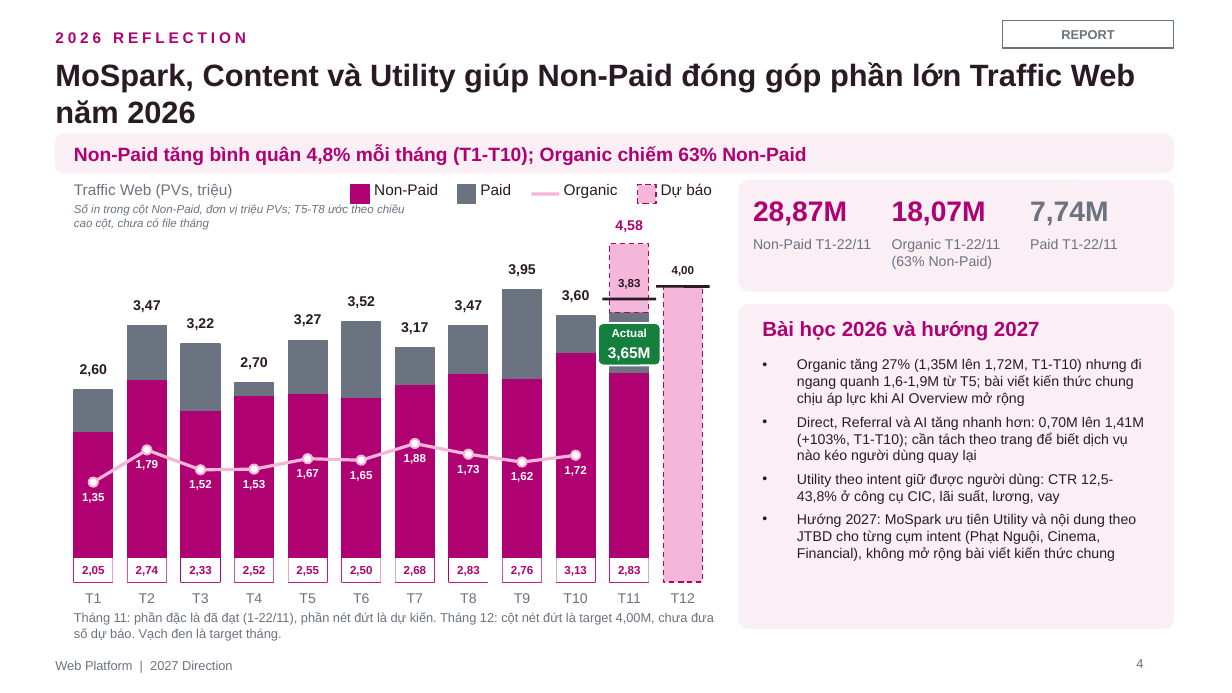
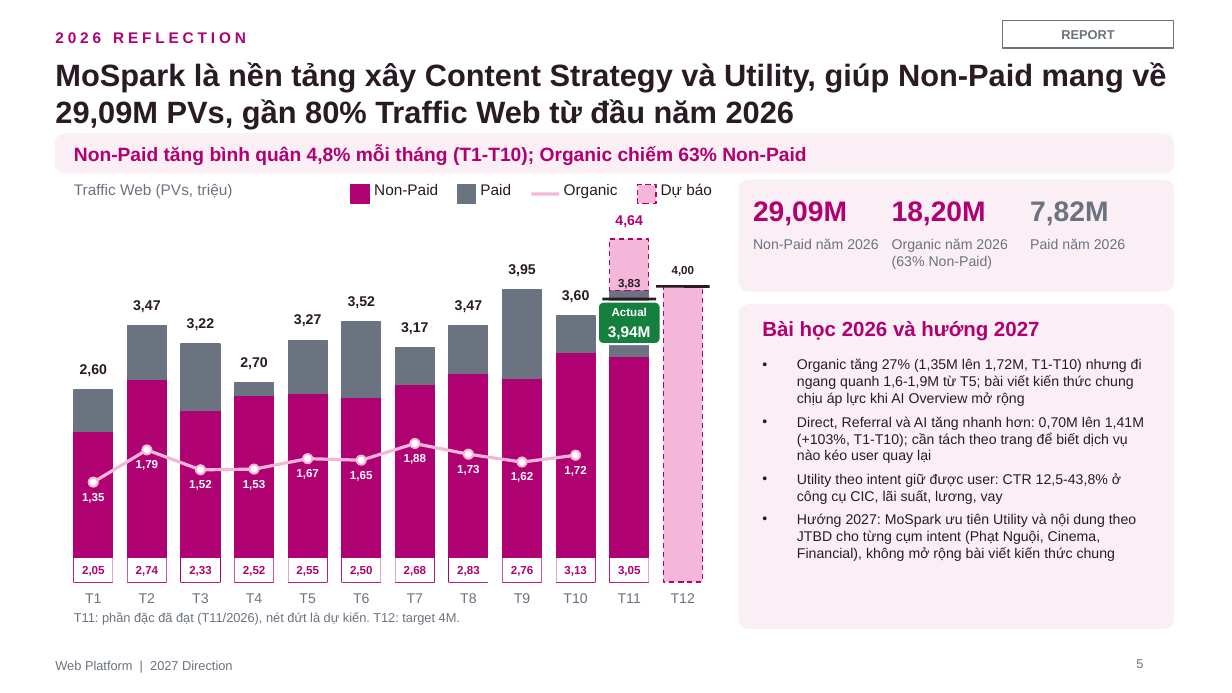
Before and after one commit to stormhoang/hienho-knowledgebase, a slide deck: slide 5 of 07_REPORTS/docs/strategy/2027 Direction - Web Platform (Framework).pptx (slide 4 before the commit). Drawn at 1232x693 pixels with LibreOffice and Linux fonts; fonts in the diff are those of the drawing. Boxes give left, top, right and bottom in pixels: in the first picture for what was removed or moved away, otherwise in the second. Text is boxed around its words. In the diff, an @@ line names an element or a change of style, - is before the commit and + after.

```diff
--- a/07_REPORTS/docs/strategy/2027 Direction - Web Platform (Framework).pptx
+++ b/07_REPORTS/docs/strategy/2027 Direction - Web Platform (Framework).pptx
@@ text at (55,62,1166,128): text changed @@
-MoSpark, Content và Utility giúp Non-Paid đóng góp phần lớn Traffic Web năm 2026
+MoSpark là nền tảng xây Content Strategy và Utility, giúp Non-Paid mang về 29,09M PVs, gần 80% Traffic Web từ đầu năm 2026
@@ text removed at (74,204,405,230) @@
-Số in trong cột Non-Paid, đơn vị triệu PVs; T5-T8 ước theo chiều cao cột, chưa có file tháng
@@ text at (753,201,847,226): text changed @@
-28,87M
+29,09M
@@ text at (892,201,986,226): text changed @@
-18,07M
+18,20M
@@ text at (1030,201,1108,226): text changed @@
-7,74M
+7,82M
@@ rectangle: place and size @@
-rectangle at (610,244,649,312)
+rectangle at (610,239,649,291)
@@ text at (615,215,642,227): text changed @@
-4,58
+4,64
@@ text at (753,238,878,249): text changed @@
-Non-Paid T1-22/11
+Non-Paid năm 2026
@@ text at (892,238,1007,269): text changed @@
-Organic T1-22/11 (63% Non-Paid)
+Organic năm 2026 (63% Non-Paid)
@@ text at (1030,238,1125,249): text changed @@
-Paid T1-22/11
+Paid năm 2026
@@ rectangle: place and size @@
-rectangle at (610,312,649,372)
+rectangle at (610,290,649,356)
@@ text "Actual": place and size @@
-text "Actual" at (612,328,647,337)
+text "Actual" at (612,307,647,316)
@@ rounded rectangle: place and size @@
-rounded rectangle at (598,323,661,366)
+rounded rectangle at (598,301,661,344)
@@ text at (608,326,651,340): text changed @@
-3,65M
+3,94M
@@ rectangle: place and size @@
-rectangle at (610,372,649,582)
+rectangle at (610,357,649,582)
@@ text at (797,416,1144,504): text changed @@
-• Direct, Referral và AI tăng nhanh hơn: 0,70M lên 1,41M (+103%, T1-T10); cần tách theo trang để biết dịch vụ nào kéo người dùng quay lại
-• Utility theo intent giữ được người dùng: CTR 12,5-43,8% ở công cụ CIC, lãi suất, lương, vay
+• Direct, Referral và AI tăng nhanh hơn: 0,70M lên 1,41M (+103%, T1-T10); cần tách theo trang để biết dịch vụ nào kéo user quay lại
+• Utility theo intent giữ được user: CTR 12,5-43,8% ở công cụ CIC, lãi suất, lương, vay
@@ text in rectangle at (618,566,640,576): text changed @@
-2,83
+3,05
@@ text at (74,612,460,625): text changed @@
-Tháng 11: phần đặc là đã đạt (1-22/11), phần nét đứt là dự kiến. Tháng 12: cột nét đứt là target 4,00M, chưa đưa số dự báo. Vạch đen là target tháng.
+T11: phần đặc đã đạt (T11/2026), nét đứt là dự kiến. T12: target 4M.
@@ page number at (1136,659,1143,668): text changed @@
-4
+5
```
Also in this commit, not shown: 12 other slides changed, 12 slides added, 6 slides removed, 2 other files.
